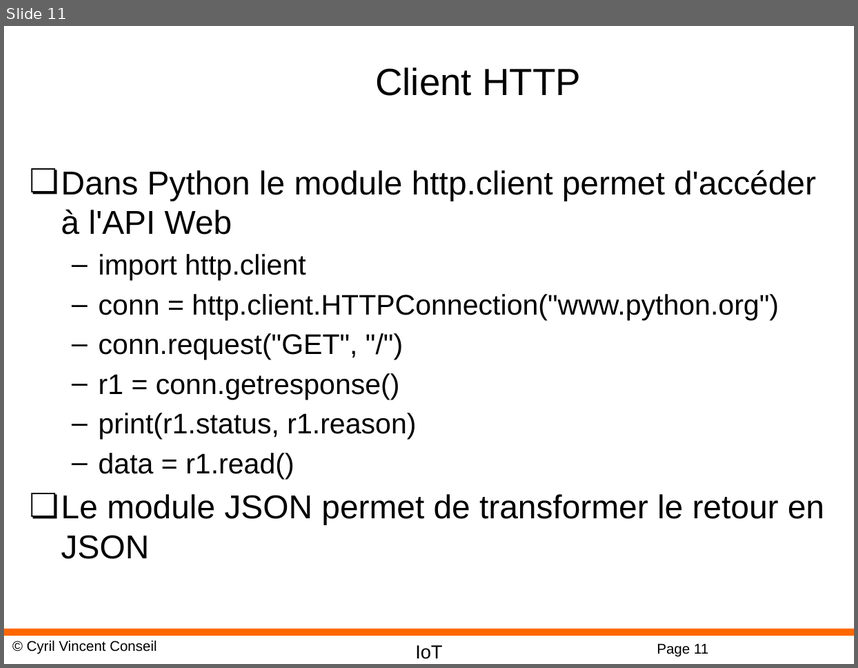
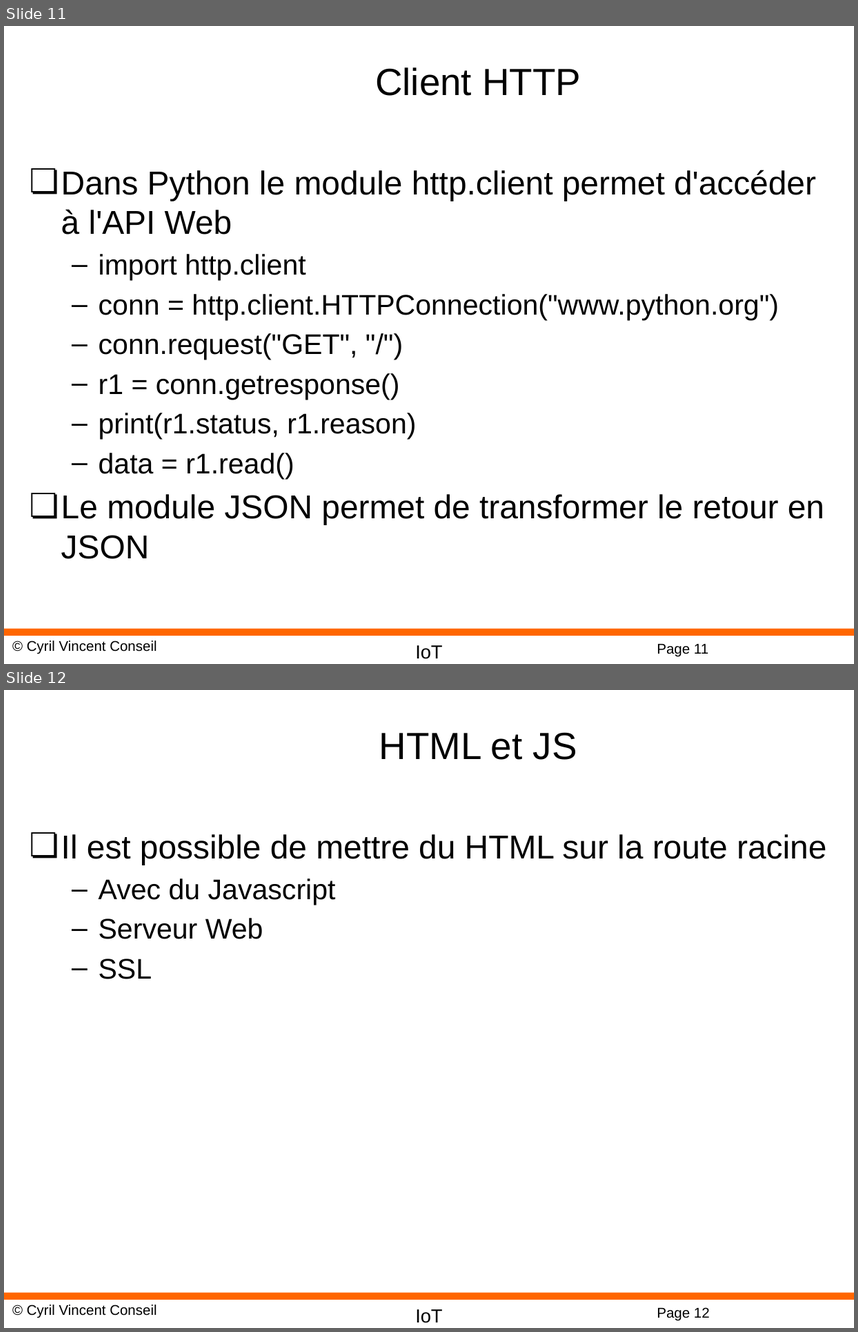
Before and after one commit to cyrilvincent/IoT, a slide deck: ppt/IoT22-MicropythonWifi.pptx. Shown one above the other, each under a label of ours: slide 11 before the commit, slides 11 and 12 after it. The pictures are 858x668 and 858x1332 pixels, drawn with LibreOffice and Linux fonts; fonts in the diff are those of the drawing; background and template pictures are left out. Boxes give left, top, right and bottom in pixels: in the first picture for what was removed or moved away, otherwise in the second. Text is boxed around its words. In the diff, an @@ line names an element or a change of style, - is before the commit and + after.

```diff
--- a/ppt/IoT22-MicropythonWifi.pptx
+++ b/ppt/IoT22-MicropythonWifi.pptx
@@ slide 12 added at (x1=4, y1=690, x2=854, y2=1328), background #FFFFFF; not listed: 4 template elements that a slide beside it also shows @@
@@ title added at (x1=379, y1=732, x2=577, y2=760), 32 pt, text #000000 @@
+HTML et JS
@@ text added at (x1=61, y1=834, x2=826, y2=979), 28 pt, text #000000 @@
+❏ Il est possible de mettre du HTML sur la route racine
+  – Avec du Javascript
+  – Serveur Web
+  – SSL
```
Also in this commit, not shown: 10 other files.
